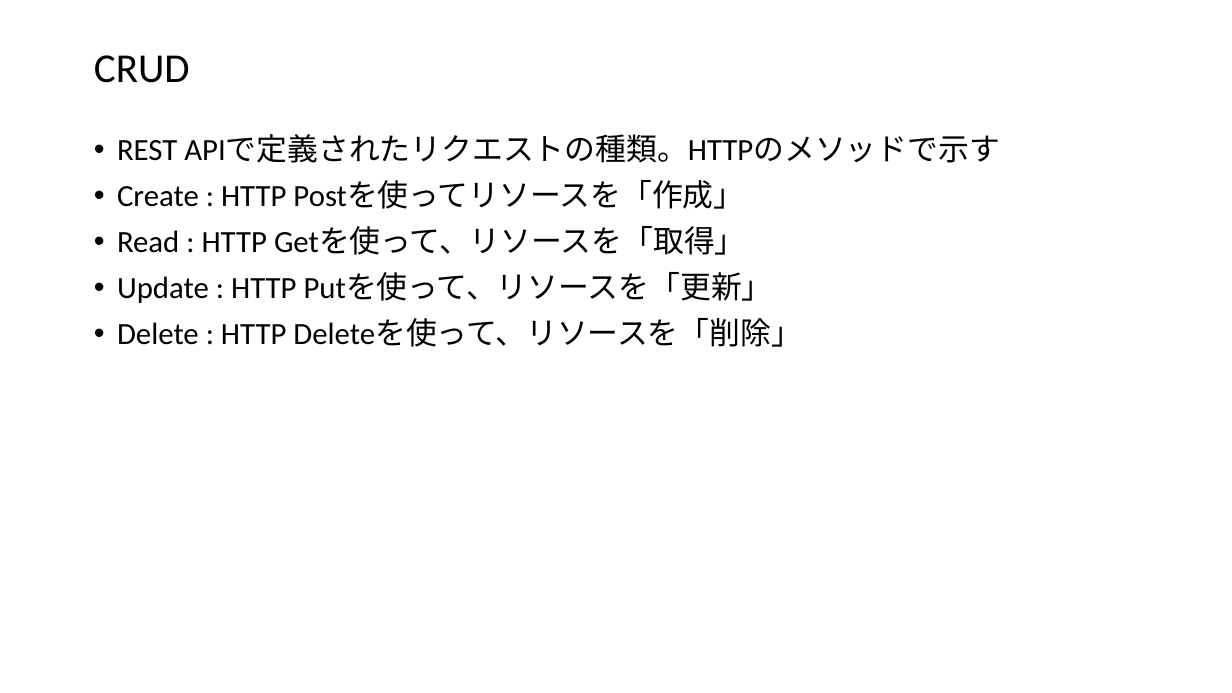
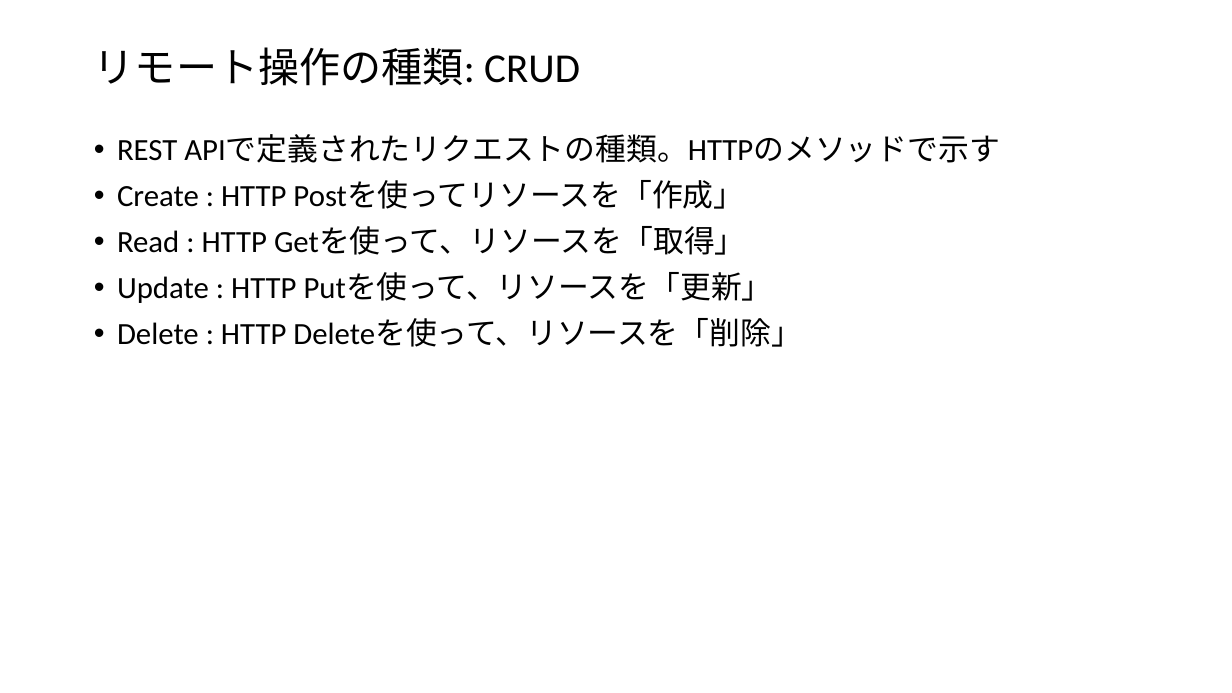
Before and after one commit to yuichi110/nutanix_restapi_bootcamp, a slide deck: slide 13 of lesson01.pptx. Drawn at 1232x693 pixels with LibreOffice and Linux fonts; fonts in the diff are those of the drawing. Boxes give left, top, right and bottom in pixels: in the first picture for what was removed or moved away, otherwise in the second. Text is boxed around its words. In the diff, an @@ line names an element or a change of style, - is before the commit and + after.

```diff
--- a/lesson01.pptx
+++ b/lesson01.pptx
@@ title at (94,47,580,86): text changed @@
-CRUD
+リモート操作の種類: CRUD
```
Also in this commit, not shown: 13 other slides changed, 4 slides added, 7 other files.
